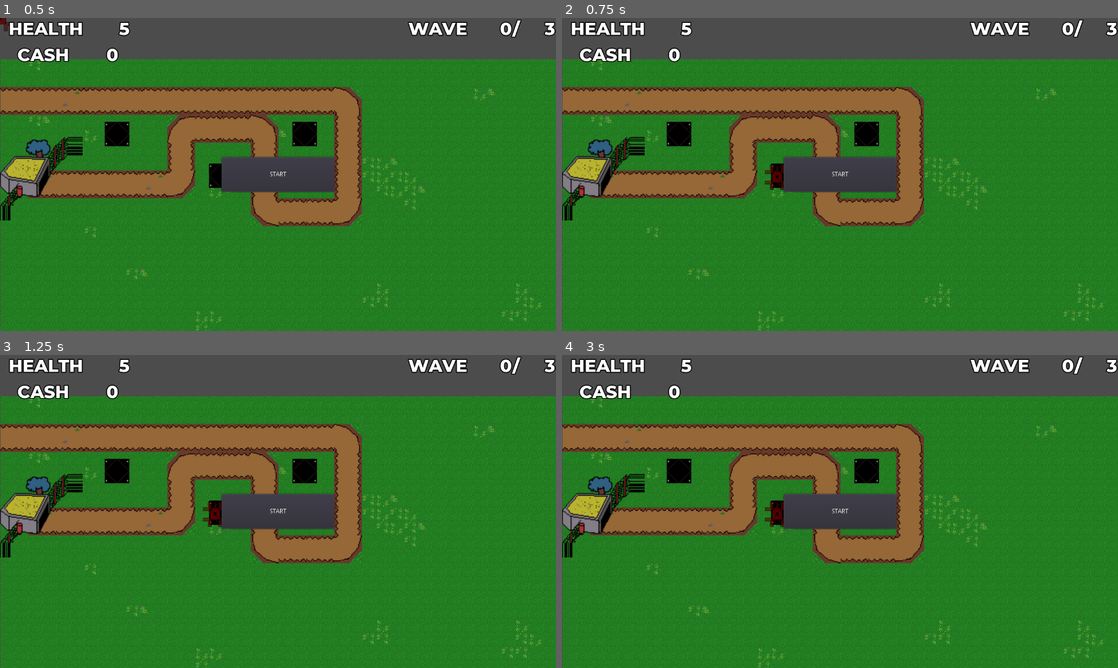
Above: before the commit, frames 1-4 (two rows, left to right).
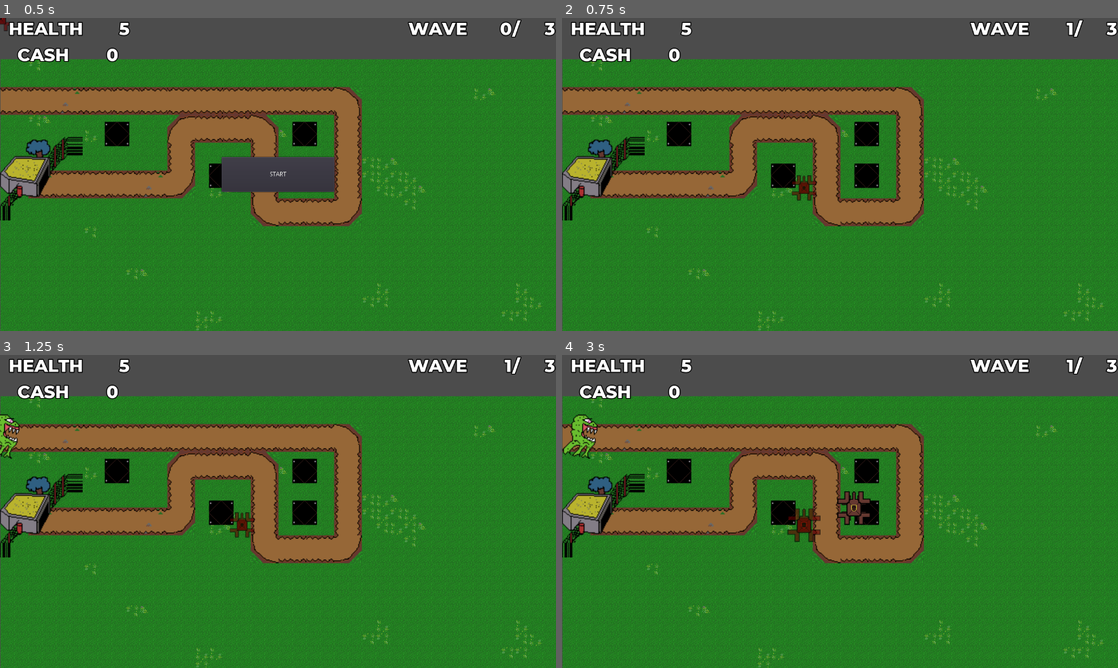
Above: after the commit, the same moments.

Repository: LeopardMerkava/Orbital-Project
Game: Godot game, scene res://Level/Trial_level.tscn
The game is run twice, just before and just after one commit, with the same random seed, the same clock (stepped at 60 frames per second) and the same inputs. The project has no main scene, so this scene is started directly.
Inputs (mouse positions are in pixels of both pictures, inside the frame that each line leads up to; where the layout moved, square brackets give the same spot in the first picture):
- Up to frame 1 (0.5 s): no input
- Up to frame 2 (0.75 s): click (801, 187) [778, 177] at 0.5 s
- Up to frame 3 (1.25 s): no input
- Up to frame 4 (3 s): click (840, 511) at 1.25 s, where only the run before the commit has a clickable "START"; click (840, 511) at 2 s, where only the run before the commit has a clickable "START"; click (801, 524) [778, 514] at 2.75 s

Frame 1 is identical in both runs. In frame 2, 2.6% of the frame differs, in the area x 36-93%, y 1-59%; in frame 3, 2.9%; in frame 4, 3.2%, in the area x 0-93%, y 1-60%.
Error before the commit: Invalid call. Nonexistent function 'instance' in base 'Array'. (res://Level/Level0.gd:54)

Commit message:
Tower Placement v2

Diff:
--- a/Level/Level0.gd
+++ b/Level/Level0.gd
@@ -1,7 +1,7 @@
 extends Node2D
 
 var enemyList = [load("res://Enemies/Grunt.tscn")]
-var tower = [load("res://Towers/BasicTower.tscn")]
+var tower = load("res://Towers/BasicTower.tscn")
 var enemyAmount = [[1], [2], [3]]
 var enemyindex = 0
 var enemycount = 0
--- a/Level/Trial_level.tscn
+++ b/Level/Trial_level.tscn
@@ -7,7 +7,7 @@
 
 [sub_resource type="Curve2D" id=1]
 _data = {
-"points": PoolVector2Array( 0, 0, 0, 0, -85.1452, -19.3512, 0, 0, 0, 0, 313.489, -19.3512, 0, 0, 0, 0, 503.13, 119.977, 0, 0, 0, 0, 212.863, 119.977, 0, 0, 0, 0, 212.863, 7.74047, 0, 0, 0, 0, 112.237, 7.74047, 0, 0, 0, 0, 112.237, 119.977, 0, 0, 0, 0, -85.1452, 119.977, 0, 0, 0, 0, -85.1452, 65.794 )
+"points": PoolVector2Array( 0, 0, 0, 0, -105.762, -14.4488, 0, 0, 0, 0, 278.242, -10.7878, 0, 0, 0, 0, 275.801, 110.841, 0, 0.406784, 0, -0.406784, 187.936, 103.518, 0, 0, 0, 0, 181.834, 22.1617, 0, 0, 0, 0, 94.7822, 20.5346, 0, 0, 0, 0, 79.3245, 77.8911, 0, 0, 0, 0, -65.8973, 76.2639 )
 }
 
 [node name="Game" type="Node2D"]
@@ -19,13 +19,25 @@
 
 [node name="Map" parent="." instance=ExtResource( 4 )]
 position = Vector2( 0.516068, 94.5127 )
-scale = Vector2( 1, 1 )
+
+[node name="TextureButton" type="TextureButton" parent="Map"]
+margin_left = 2.0
+margin_top = 3.0
+margin_right = 1110.0
+margin_bottom = 589.0
+__meta__ = {
+"_edit_use_anchors_": false
+}
+
+[node name="Tower" parent="." instance=ExtResource( 3 )]
+position = Vector2( 269.188, 266.59 )
+scale = Vector2( 0.75, 0.75 )
 
 [node name="Path2D" type="Path2D" parent="." groups=[
 "Enemies",
 ]]
-position = Vector2( 223.742, 216 )
-scale = Vector2( 2.06706, 2.06706 )
+position = Vector2( 229.482, 215.741 )
+scale = Vector2( 2.07363, 2.10733 )
 curve = SubResource( 1 )
 
 [node name="WaveTimer" type="Timer" parent="."]
@@ -36,20 +48,7 @@
 
 [node name="HUD" parent="." instance=ExtResource( 1 )]
 
-[node name="TextureButton" type="TextureButton" parent="HUD"]
-margin_left = 3.15704
-margin_top = 97.8681
-margin_right = 987.157
-margin_bottom = 634.868
-__meta__ = {
-"_edit_use_anchors_": false
-}
-
-[node name="Tower" parent="." instance=ExtResource( 3 )]
-position = Vector2( 269.188, 266.59 )
-scale = Vector2( 0.75, 0.75 )
-
+[connection signal="pressed" from="Map/TextureButton" to="." method="_on_TextureButton_pressed"]
 [connection signal="timeout" from="WaveTimer" to="." method="_on_WaveTimer_timeout"]
 [connection signal="timeout" from="SpawnTimer" to="." method="_on_SpawnTimer_timeout"]
 [connection signal="start" from="HUD" to="." method="_on_HUD_start"]
-[connection signal="pressed" from="HUD/TextureButton" to="." method="_on_TextureButton_pressed"]
--- a/Towers/Towers.gd
+++ b/Towers/Towers.gd
@@ -26,7 +26,7 @@
 		enemy_array.append(area.get_parent())
 
 
-
+#
 #func _on_Tower_Range_area_exited(area):
 #	if area.is_in_group("Enemies"):
 #		enemy_array.erase(area.get_parent())
--- a/project.godot
+++ b/project.godot
@@ -22,6 +22,14 @@
 window/size/width=1280
 window/size/height=720
 
+[input]
+
+click={
+"deadzone": 0.5,
+"events": [ Object(InputEventMouseButton,"resource_local_to_scene":false,"resource_name":"","device":0,"alt":false,"shift":false,"control":false,"meta":false,"command":false,"button_mask":0,"position":Vector2( 0, 0 ),"global_position":Vector2( 0, 0 ),"factor":1.0,"button_index":1,"pressed":false,"doubleclick":false,"script":null)
+ ]
+}
+
 [physics]
 
 common/enable_pause_aware_picking=true
